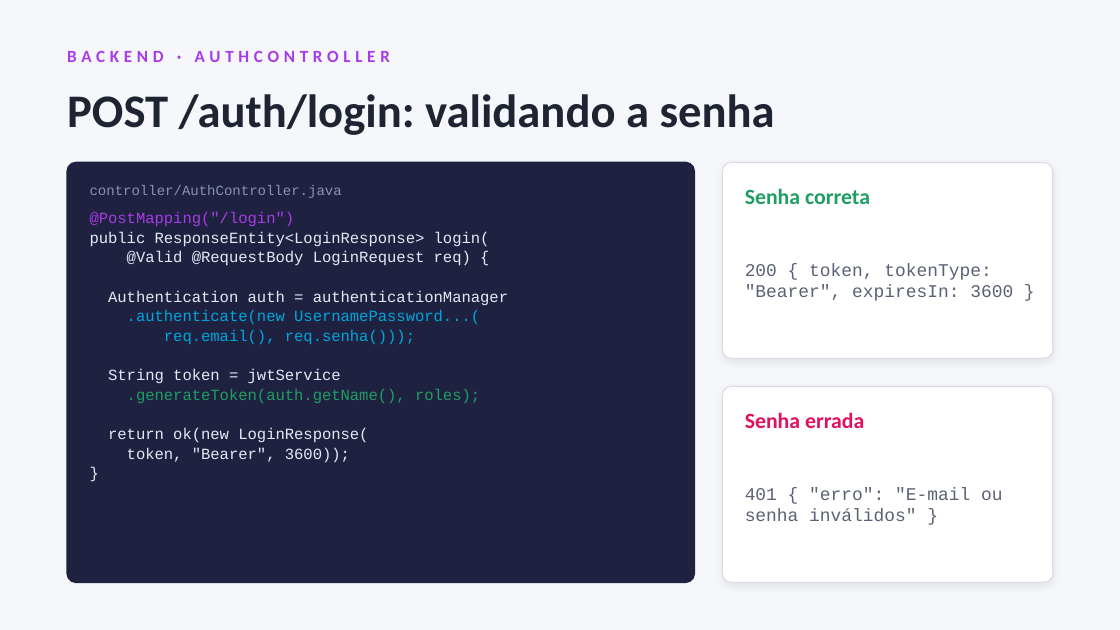
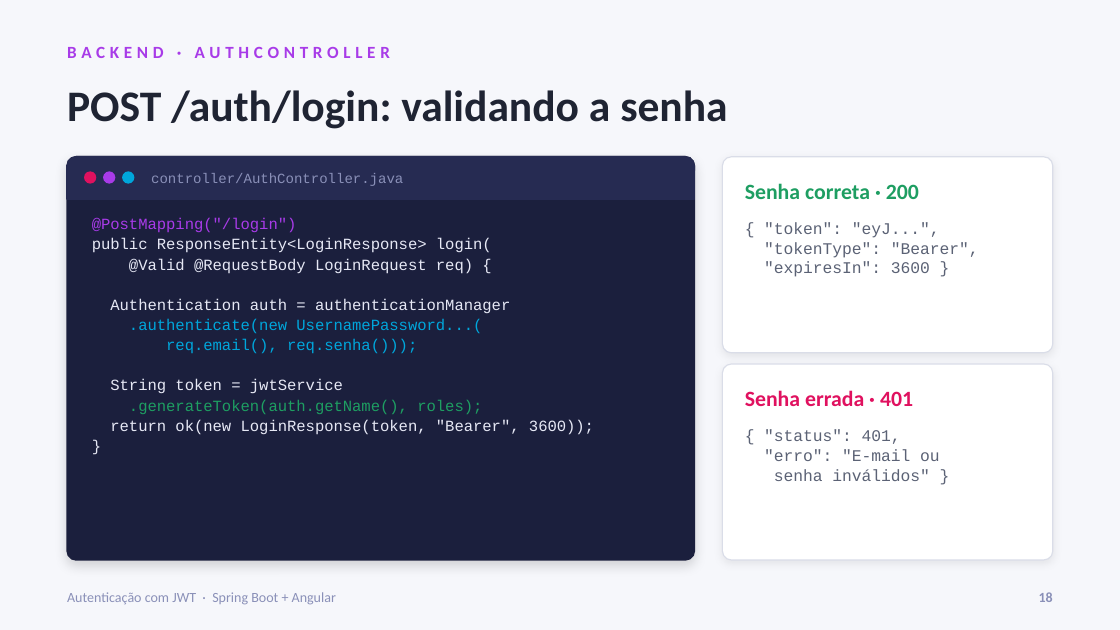
Before and after one commit to YloBittencourt/projeto-autenticacao, a slide deck: slide 18 of docs/apresentacao-jwt.pptx (slide 11 before the commit). Drawn at 1120x630 pixels with LibreOffice and Linux fonts; fonts in the diff are those of the drawing. Boxes give left, top, right and bottom in pixels: in the first picture for what was removed or moved away, otherwise in the second. Text is boxed around its words. In the diff, an @@ line names an element or a change of style, - is before the commit and + after.

```diff
--- a/docs/apresentacao-jwt.pptx
+++ b/docs/apresentacao-jwt.pptx
@@ text "BACKEND · AUTHCONTROLLER": place and size @@
-text "BACKEND · AUTHCONTROLLER" at bbox=[67, 51, 390, 62]
+text "BACKEND · AUTHCONTROLLER" at bbox=[67, 47, 390, 58]
@@ text "POST /auth/login: validando a senha" at bbox=[67, 90, 727, 129]: size 30 to 28 pt @@
@@ rounded rectangle: place and size @@
-rounded rectangle at bbox=[67, 162, 694, 582]
+rounded rectangle at bbox=[67, 157, 694, 560]
@@ rounded rectangle at bbox=[67, 157, 694, 560]: fill #1E2240 to #1B1F3D; outline #1E2240 1 pt to #1B1F3D 1 pt; shadow on; proportions changed @@
@@ rectangle added at bbox=[67, 166, 694, 199], fill #262B52, outline #262B52 1 pt @@
@@ rounded rectangle added at bbox=[67, 157, 694, 179], fill #262B52, outline #262B52 1 pt @@
@@ ellipse added at bbox=[84, 171, 96, 184], fill #E0115F @@
@@ ellipse added at bbox=[103, 171, 115, 184], fill #A83BE8 @@
@@ ellipse added at bbox=[122, 171, 134, 184], fill #00A6DB @@
@@ text "controller/AuthController.java": place and size @@
-text "controller/AuthController.java" at bbox=[90, 185, 342, 198]
+text "controller/AuthController.java" at bbox=[151, 173, 403, 186]
@@ rounded rectangle: place and size @@
-rounded rectangle at bbox=[722, 162, 1053, 358]
+rounded rectangle at bbox=[722, 157, 1053, 353]
@@ text at bbox=[745, 183, 919, 199]: text changed @@
-Senha correta
+Senha correta · 200
@@ text at bbox=[92, 218, 510, 414]: line spacing 1.05 to 1.08 @@
@@ text "{ "token": "eyJ..."," at bbox=[764, 222, 979, 277]: vertical alignment middle to top @@
@@ text at bbox=[764, 222, 979, 277]: text changed; size 11.5 to 10.5 pt @@
-200 { token, tokenType: "Bearer", expiresIn: 3600 }
+{ "token": "eyJ...",
+"tokenType": "Bearer",
+"expiresIn": 3600 }
@@ rounded rectangle: place and size @@
-rounded rectangle at bbox=[722, 386, 1053, 582]
+rounded rectangle at bbox=[722, 364, 1053, 560]
@@ text at bbox=[110, 419, 594, 435]: text changed @@
-return ok(new LoginResponse(
-token, "Bearer", 3600));
+return ok(new LoginResponse(token, "Bearer", 3600));
@@ text at bbox=[745, 390, 913, 406]: text changed @@
-Senha errada
+Senha errada · 401
@@ text "{ "status": 401," at bbox=[764, 429, 940, 481]: vertical alignment middle to top @@
@@ text at bbox=[764, 429, 940, 481]: text changed; size 11.5 to 10.5 pt @@
-401 { "erro": "E-mail ou senha inválidos" }
+{ "status": 401,
+"erro": "E-mail ou
+senha inválidos" }
@@ text added at bbox=[67, 592, 336, 604], 9 pt, text #8A90B8 @@
+Autenticação com JWT · Spring Boot + Angular
@@ text added at bbox=[1039, 592, 1053, 602], 9 pt, text #8A90B8, bold @@
+18
```
Also in this commit, not shown: 17 other slides changed, 11 slides added, 1 slide removed.
